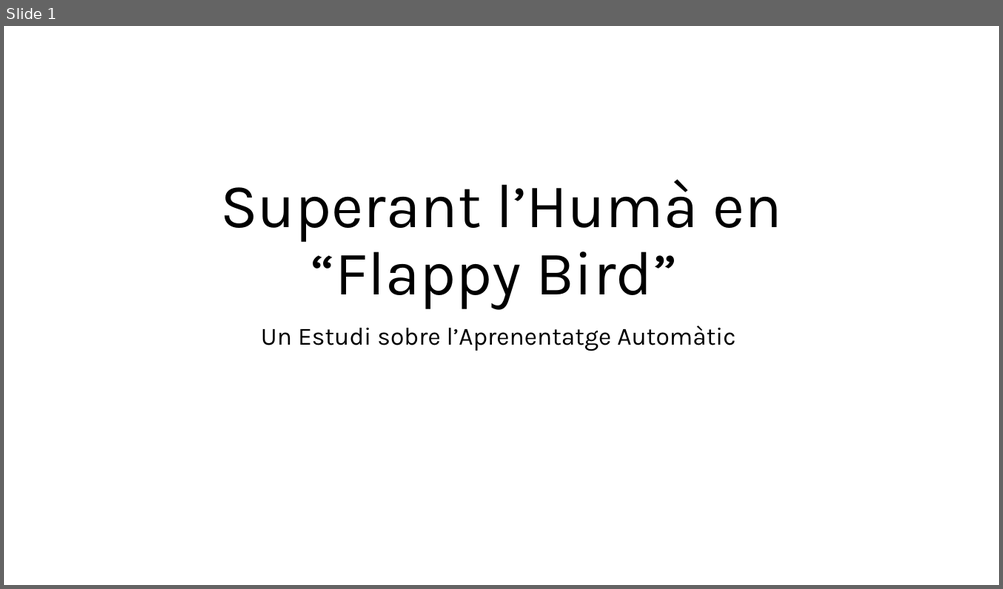
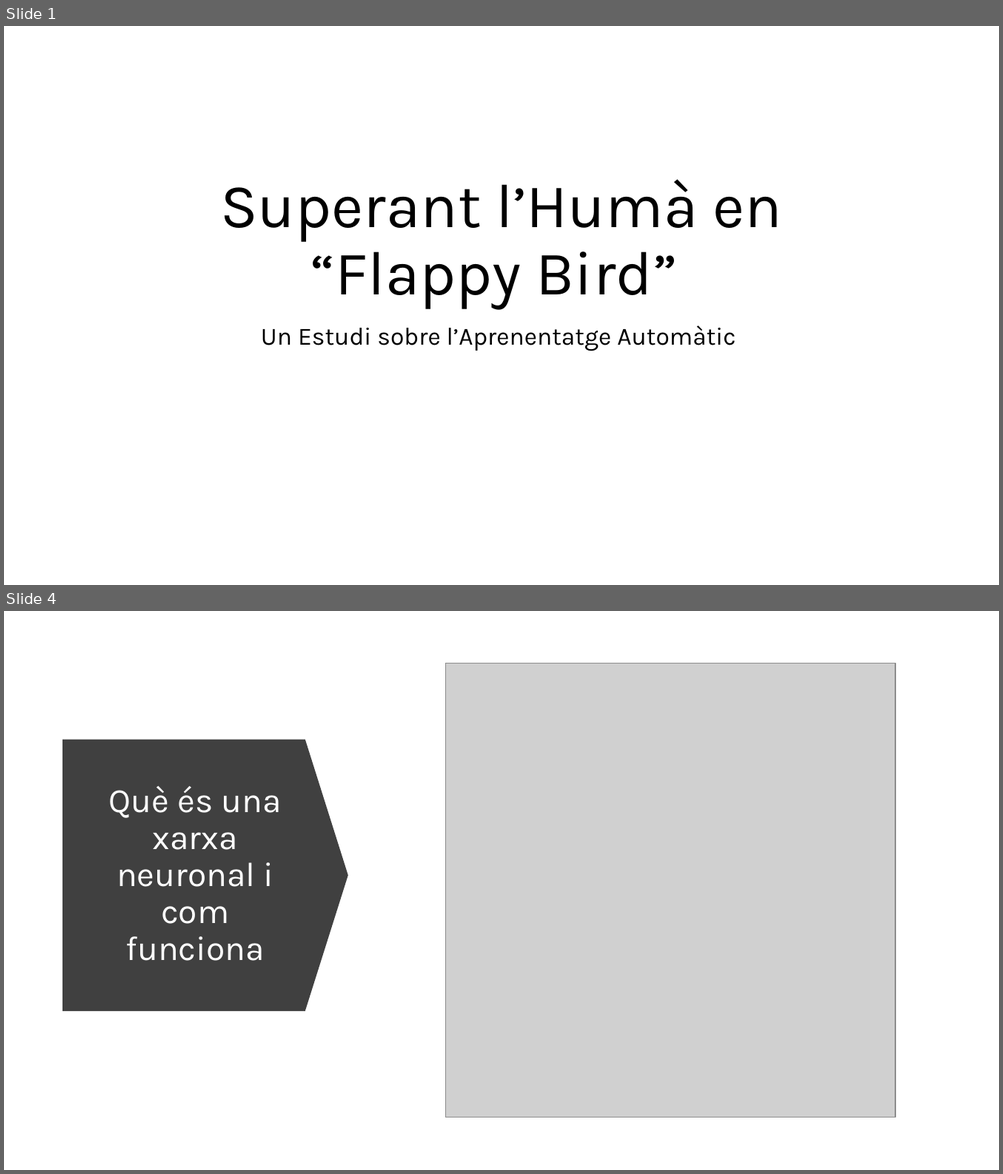
Before and after one commit to FerrerJan/Treball-de-Recerca-IA, a slide deck: TR_ESCRIT/SUPERANT-L'HUMÀ.pptx. Shown one above the other, each under a label of ours: slide 1 before the commit, slides 1 and 4 after it; the slides between them are not shown. The pictures are 1003x589 and 1003x1174 pixels, drawn with LibreOffice and Linux fonts; fonts in the diff are those of the drawing; grey boxes stand for pictures. Boxes give left, top, right and bottom in pixels: in the first picture for what was removed or moved away, otherwise in the second. Text is boxed around its words. In the diff, an @@ line names an element or a change of style, - is before the commit and + after.

```diff
--- a/TR_ESCRIT/SUPERANT-L'HUMÀ.pptx
+++ b/TR_ESCRIT/SUPERANT-L'HUMÀ.pptx
@@ slide 4 added at [4, 611, 999, 1170], background #FFFFFF @@
@@ picture added at [446, 664, 895, 1118] @@
@@ down arrow added at [63, 739, 349, 1011], fill #404040 @@
@@ title added at [109, 786, 281, 961], 33 pt, text #FFFFFF @@
+Què és una xarxa neuronal i com funciona
```
Also in this commit, not shown: 12 other slides added, 1 slide removed.
